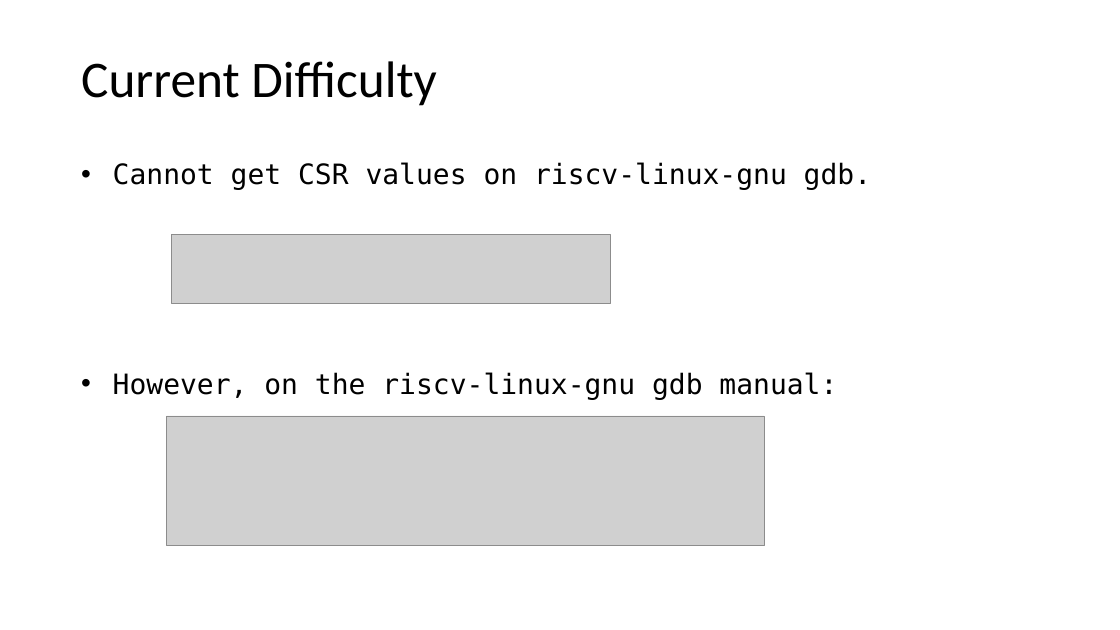
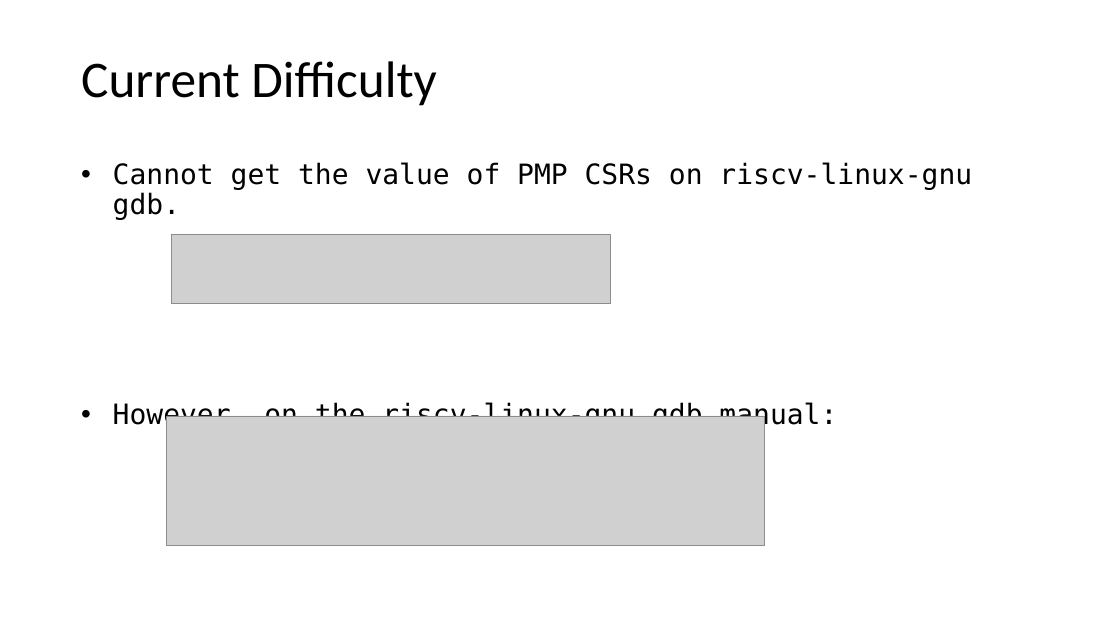
Before and after one commit to LiGaOg/libpmp, a slide deck: slide 26 of proposal.pptx (slide 10 before the commit). Drawn at 1120x630 pixels with LibreOffice and Linux fonts; fonts in the diff are those of the drawing; grey boxes stand for pictures. Boxes give left, top, right and bottom in pixels: in the first picture for what was removed or moved away, otherwise in the second. Text is boxed around its words. In the diff, an @@ line names an element or a change of style, - is before the commit and + after.

```diff
--- a/proposal.pptx
+++ b/proposal.pptx
@@ text at (113, 162, 972, 220): text changed @@
-• Cannot get CSR values on riscv-linux-gnu gdb.
+• Cannot get the value of PMP CSRs on riscv-linux-gnu gdb.
```
Also in this commit, not shown: 6 other slides changed, 16 slides added.
